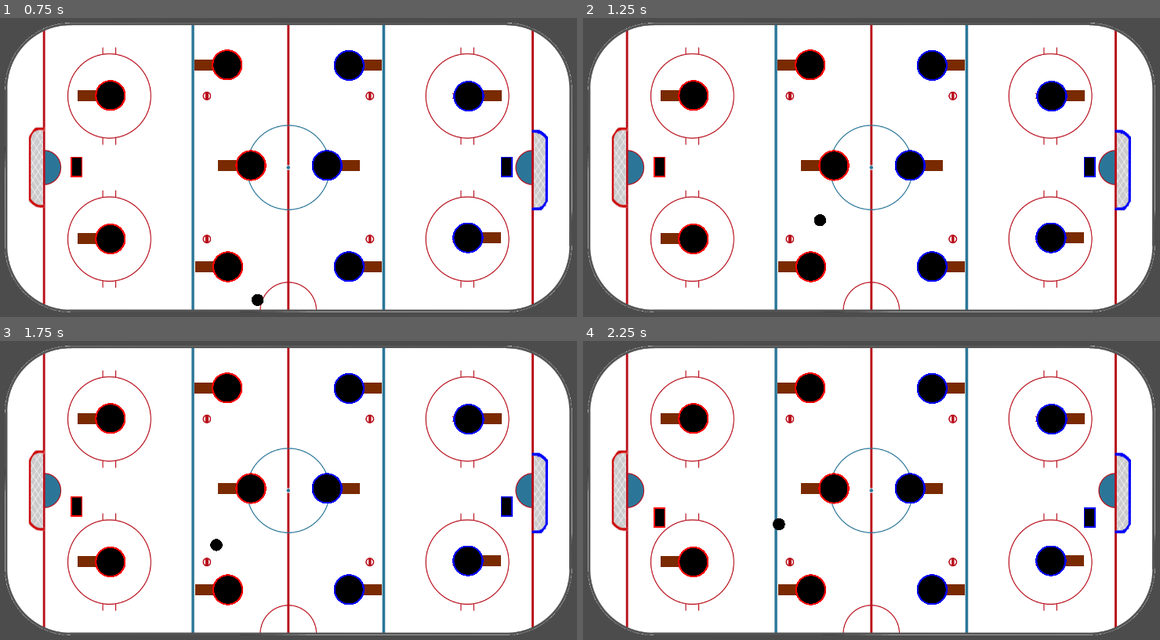
Above: before the commit, frames 1-4 (two rows, left to right).
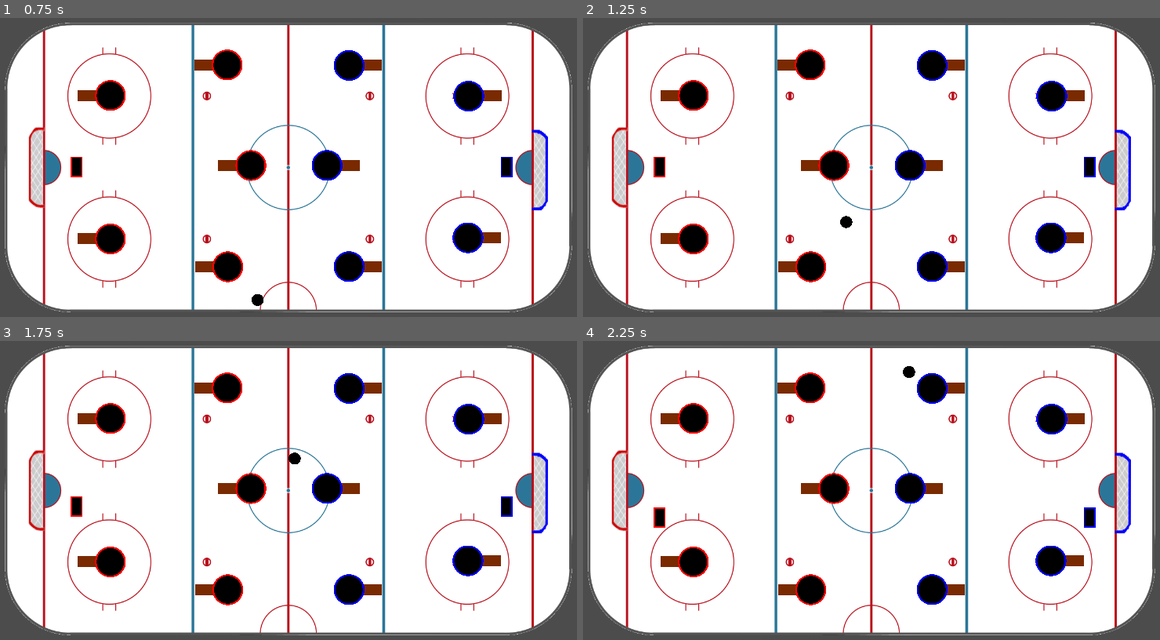
Above: after the commit, the same moments.

Repository: excelsi0r/IceHockeyArcade
Game: Godot game, scene res://Root.tscn
The game is run twice, just before and just after one commit, with the same random seed, the same clock (stepped at 60 frames per second) and the same inputs.
Inputs:
- Up to frame 1 (0.75 s): hold Right (ui_right) from 0.53 s (still down)
- Up to frame 2 (1.25 s): keep holding Right (ui_right)
- Up to frame 3 (1.75 s): release Right (ui_right) at 1.28 s; hold Down (ui_down) from 1.28 s (still down)
- Up to frame 4 (2.25 s): release Down (ui_down) at 2.03 s; hold Right (ui_right) from 2.03 s (still down)

Frame 1 is identical in both runs. In frame 2, 0.1% of the frame differs, in the area x 40-47%, y 65-71%; in frame 3, 0.1%; in frame 4, 0.1%, in the area x 32-58%, y 8-64%.

Commit message:
added collision to players

Diff:
--- a/IceHockey/Disk.gd
+++ b/IceHockey/Disk.gd
@@ -34,7 +34,7 @@
 	if collision:
 		velocity = velocity.bounce(collision.normal)
 
-	velocity = calculate_velocity(velocity.angle(), curr_speed)
+		velocity = calculate_velocity(velocity.angle(), curr_speed)
 
 	pass
 
--- a/IceHockey/Root.tscn
+++ b/IceHockey/Root.tscn
@@ -31,12 +31,7 @@
 custom_solver_bias = 0.0
 radius = 10.0
 
-[sub_resource type="RectangleShape2D" id=3]
-
-custom_solver_bias = 0.0
-extents = Vector2( 15.0455, 13.9633 )
-
-[sub_resource type="SpriteFrames" id=4]
+[sub_resource type="SpriteFrames" id=3]
 
 animations = [ {
 "frames": [ ExtResource( 10 ) ],
@@ -45,7 +40,12 @@
 "speed": 5.0
 } ]
 
-[sub_resource type="SpriteFrames" id=5]
+[sub_resource type="ConvexPolygonShape2D" id=10]
+
+custom_solver_bias = 0.0
+points = PoolVector2Array( 0, 0, 8.66025, 5, -8.66025, 5 )
+
+[sub_resource type="SpriteFrames" id=4]
 
 animations = [ {
 "frames": [ ExtResource( 11 ) ],
@@ -53,6 +53,11 @@
 "name": "default",
 "speed": 5.0
 } ]
+
+[sub_resource type="RectangleShape2D" id=5]
+
+custom_solver_bias = 0.0
+extents = Vector2( 15.0455, 13.9633 )
 
 [sub_resource type="SpriteFrames" id=6]
 
@@ -309,6 +314,7 @@
 
 [node name="Disk" type="KinematicBody2D" parent="." index="3"]
 
+editor/display_folded = true
 position = Vector2( 508.507, 295.193 )
 input_pickable = false
 collision_layer = 1
@@ -339,7 +345,6 @@
 
 [node name="Players" type="Node2D" parent="." index="4"]
 
-editor/display_folded = true
 position = Vector2( 510.803, 299.169 )
 __meta__ = {
 "_edit_lock_": true
@@ -365,31 +370,49 @@
 "_edit_lock_": true
 }
 
-[node name="Stick" type="CollisionShape2D" parent="Players/Left1/StickMan" index="0"]
-
-position = Vector2( -1.07324, -0.808533 )
-scale = Vector2( 2.10029, 2.33462 )
-shape = SubResource( 3 )
-__meta__ = {
-"_edit_lock_": true
-}
-
-[node name="AnimatedSprite" type="AnimatedSprite" parent="Players/Left1/StickMan" index="1"]
+[node name="AnimatedSprite" type="AnimatedSprite" parent="Players/Left1/StickMan" index="0"]
 
 position = Vector2( -1.4979, -0.986277 )
 scale = Vector2( 0.16054, 0.319544 )
+frames = SubResource( 3 )
+animation = "default"
+__meta__ = {
+"_edit_lock_": true
+}
+
+[node name="Stick" type="CollisionShape2D" parent="Players/Left1/StickMan" index="1"]
+
+position = Vector2( -45.1897, -2.72797 )
+rotation = -1.54298
+scale = Vector2( 2.9538, 14.7969 )
+shape = SubResource( 10 )
+_sections_unfolded = [ "Transform" ]
+
+[node name="PlayerMan" type="KinematicBody2D" parent="Players/Left1" index="1"]
+
+editor/display_folded = true
+input_pickable = false
+collision_layer = 1
+collision_mask = 1
+collision/safe_margin = 0.08
+__meta__ = {
+"_edit_lock_": true
+}
+
+[node name="AnimatedSprite" type="AnimatedSprite" parent="Players/Left1/PlayerMan" index="0"]
+
+scale = Vector2( 0.167442, 0.168367 )
 frames = SubResource( 4 )
 animation = "default"
-__meta__ = {
-"_edit_lock_": true
-}
-
-[node name="AnimatedSprite" type="AnimatedSprite" parent="Players/Left1" index="1"]
-
-scale = Vector2( 0.167442, 0.168367 )
-frames = SubResource( 5 )
-animation = "default"
-_sections_unfolded = [ "Transform" ]
+_sections_unfolded = [ "Transform" ]
+__meta__ = {
+"_edit_lock_": true
+}
+
+[node name="CollisionPolygon2D" type="CollisionPolygon2D" parent="Players/Left1/PlayerMan" index="1"]
+
+build_mode = 0
+polygon = PoolVector2Array( -9.8381, -22.6805, 9.08322, -22.6805, 22.7486, -9.01506, 21.6974, 8.85507, 8.03204, 22.5205, -8.78691, 21.4693, -22.4523, 6.75272, -22.7817, -10.1754 )
 __meta__ = {
 "_edit_lock_": true
 }
@@ -403,6 +426,7 @@
 
 [node name="StickMan" type="KinematicBody2D" parent="Players/Left2" index="0"]
 
+editor/display_folded = true
 position = Vector2( -37.8722, -0.191833 )
 scale = Vector2( 0.476834, 0.280015 )
 input_pickable = false
@@ -428,21 +452,35 @@
 
 position = Vector2( -1.4979, -0.986277 )
 scale = Vector2( 0.16054, 0.319544 )
+frames = SubResource( 3 )
+animation = "default"
+__meta__ = {
+"_edit_lock_": true
+}
+
+[node name="PlayerMan" type="KinematicBody2D" parent="Players/Left2" index="1"]
+
+editor/display_folded = true
+input_pickable = false
+collision_layer = 1
+collision_mask = 1
+collision/safe_margin = 0.08
+_sections_unfolded = [ "Transform" ]
+
+[node name="AnimatedSprite" type="AnimatedSprite" parent="Players/Left2/PlayerMan" index="0"]
+
+scale = Vector2( 0.167442, 0.168367 )
 frames = SubResource( 4 )
 animation = "default"
-__meta__ = {
-"_edit_lock_": true
-}
-
-[node name="AnimatedSprite" type="AnimatedSprite" parent="Players/Left2" index="1"]
-
-scale = Vector2( 0.167442, 0.168367 )
-frames = SubResource( 5 )
-animation = "default"
-_sections_unfolded = [ "Transform" ]
-__meta__ = {
-"_edit_lock_": true
-}
+_sections_unfolded = [ "Transform" ]
+__meta__ = {
+"_edit_lock_": true
+}
+
+[node name="CollisionPolygon2D" type="CollisionPolygon2D" parent="Players/Left2/PlayerMan" index="1"]
+
+build_mode = 0
+polygon = PoolVector2Array( -9.8381, -22.6805, 9.08322, -22.6805, 22.7486, -9.01506, 21.6974, 8.85507, 8.03204, 22.5205, -8.78691, 21.4693, -22.4523, 6.75272, -22.7817, -10.1754 )
 
 [node name="Left3" type="Node2D" parent="Players" index="2"]
 
@@ -453,6 +491,7 @@
 
 [node name="StickMan" type="KinematicBody2D" parent="Players/Left3" index="0"]
 
+editor/display_folded = true
 position = Vector2( -37.8722, -0.191833 )
 scale = Vector2( 0.476834, 0.280015 )
 input_pickable = false
@@ -478,21 +517,35 @@
 
 position = Vector2( -1.4979, -0.986277 )
 scale = Vector2( 0.16054, 0.319544 )
+frames = SubResource( 3 )
+animation = "default"
+__meta__ = {
+"_edit_lock_": true
+}
+
+[node name="PlayerMan" type="KinematicBody2D" parent="Players/Left3" index="1"]
+
+editor/display_folded = true
+input_pickable = false
+collision_layer = 1
+collision_mask = 1
+collision/safe_margin = 0.08
+_sections_unfolded = [ "Transform" ]
+
+[node name="AnimatedSprite" type="AnimatedSprite" parent="Players/Left3/PlayerMan" index="0"]
+
+scale = Vector2( 0.167442, 0.168367 )
 frames = SubResource( 4 )
 animation = "default"
-__meta__ = {
-"_edit_lock_": true
-}
-
-[node name="AnimatedSprite" type="AnimatedSprite" parent="Players/Left3" index="1"]
-
-scale = Vector2( 0.167442, 0.168367 )
-frames = SubResource( 5 )
-animation = "default"
-_sections_unfolded = [ "Transform" ]
-__meta__ = {
-"_edit_lock_": true
-}
+_sections_unfolded = [ "Transform" ]
+__meta__ = {
+"_edit_lock_": true
+}
+
+[node name="CollisionPolygon2D" type="CollisionPolygon2D" parent="Players/Left3/PlayerMan" index="1"]
+
+build_mode = 0
+polygon = PoolVector2Array( -9.8381, -22.6805, 9.08322, -22.6805, 22.7486, -9.01506, 21.6974, 8.85507, 8.03204, 22.5205, -8.78691, 21.4693, -22.4523, 6.75272, -22.7817, -10.1754 )
 
 [node name="Left4" type="Node2D" parent="Players" index="3"]
 
@@ -503,6 +556,7 @@
 
 [node name="StickMan" type="KinematicBody2D" parent="Players/Left4" index="0"]
 
+editor/display_folded = true
 position = Vector2( -37.8722, -0.191833 )
 scale = Vector2( 0.476834, 0.280015 )
 input_pickable = false
@@ -528,21 +582,35 @@
 
 position = Vector2( -1.4979, -0.986277 )
 scale = Vector2( 0.16054, 0.319544 )
+frames = SubResource( 3 )
+animation = "default"
+__meta__ = {
+"_edit_lock_": true
+}
+
+[node name="PlayerMan" type="KinematicBody2D" parent="Players/Left4" index="1"]
+
+editor/display_folded = true
+input_pickable = false
+collision_layer = 1
+collision_mask = 1
+collision/safe_margin = 0.08
+_sections_unfolded = [ "Collision", "Transform" ]
+
+[node name="AnimatedSprite" type="AnimatedSprite" parent="Players/Left4/PlayerMan" index="0"]
+
+scale = Vector2( 0.167442, 0.168367 )
 frames = SubResource( 4 )
 animation = "default"
-__meta__ = {
-"_edit_lock_": true
-}
-
-[node name="AnimatedSprite" type="AnimatedSprite" parent="Players/Left4" index="1"]
-
-scale = Vector2( 0.167442, 0.168367 )
-frames = SubResource( 5 )
-animation = "default"
-_sections_unfolded = [ "Transform" ]
-__meta__ = {
-"_edit_lock_": true
-}
+_sections_unfolded = [ "Transform" ]
+__meta__ = {
+"_edit_lock_": true
+}
+
+[node name="CollisionPolygon2D" type="CollisionPolygon2D" parent="Players/Left4/PlayerMan" index="1"]
+
+build_mode = 0
+polygon = PoolVector2Array( -9.8381, -22.6805, 9.08322, -22.6805, 22.7486, -9.01506, 21.6974, 8.85507, 8.03204, 22.5205, -8.78691, 21.4693, -22.4523, 6.75272, -22.7817, -10.1754 )
 
 [node name="Left5" type="Node2D" parent="Players" index="4"]
 
@@ -553,6 +621,7 @@
 
 [node name="StickMan" type="KinematicBody2D" parent="Players/Left5" index="0"]
 
+editor/display_folded = true
 position = Vector2( -37.8722, -0.191833 )
 scale = Vector2( 0.476834, 0.280015 )
 input_pickable = false
@@ -578,21 +647,35 @@
 
 position = Vector2( -1.4979, -0.986277 )
 scale = Vector2( 0.16054, 0.319544 )
+frames = SubResource( 3 )
+animation = "default"
+__meta__ = {
+"_edit_lock_": true
+}
+
+[node name="PlayerMan" type="KinematicBody2D" parent="Players/Left5" index="1"]
+
+editor/display_folded = true
+input_pickable = false
+collision_layer = 1
+collision_mask = 1
+collision/safe_margin = 0.08
+_sections_unfolded = [ "Collision", "Transform" ]
+
+[node name="AnimatedSprite" type="AnimatedSprite" parent="Players/Left5/PlayerMan" index="0"]
+
+scale = Vector2( 0.167442, 0.168367 )
 frames = SubResource( 4 )
 animation = "default"
-__meta__ = {
-"_edit_lock_": true
-}
-
-[node name="AnimatedSprite" type="AnimatedSprite" parent="Players/Left5" index="1"]
-
-scale = Vector2( 0.167442, 0.168367 )
-frames = SubResource( 5 )
-animation = "default"
-_sections_unfolded = [ "Transform" ]
-__meta__ = {
-"_edit_lock_": true
-}
+_sections_unfolded = [ "Transform" ]
+__meta__ = {
+"_edit_lock_": true
+}
+
+[node name="CollisionPolygon2D" type="CollisionPolygon2D" parent="Players/Left5/PlayerMan" index="1"]
+
+build_mode = 0
+polygon = PoolVector2Array( -9.8381, -22.6805, 9.08322, -22.6805, 22.7486, -9.01506, 21.6974, 8.85507, 8.03204, 22.5205, -8.78691, 21.4693, -22.4523, 6.75272, -22.7817, -10.1754 )
 
 [node name="Rigth1" type="Node2D" parent="Players" index="5"]
 
Not shown: 15 places in IceHockey/Root.tscn that only renumber resources
